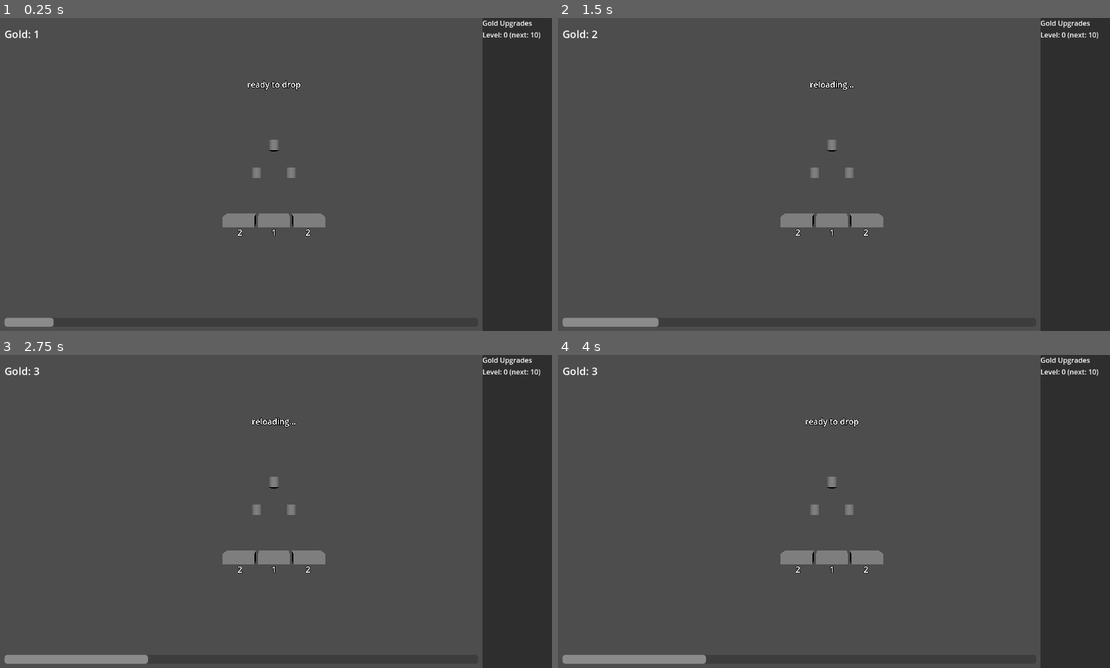
Above: before the commit, frames 1-4 (two rows, left to right).
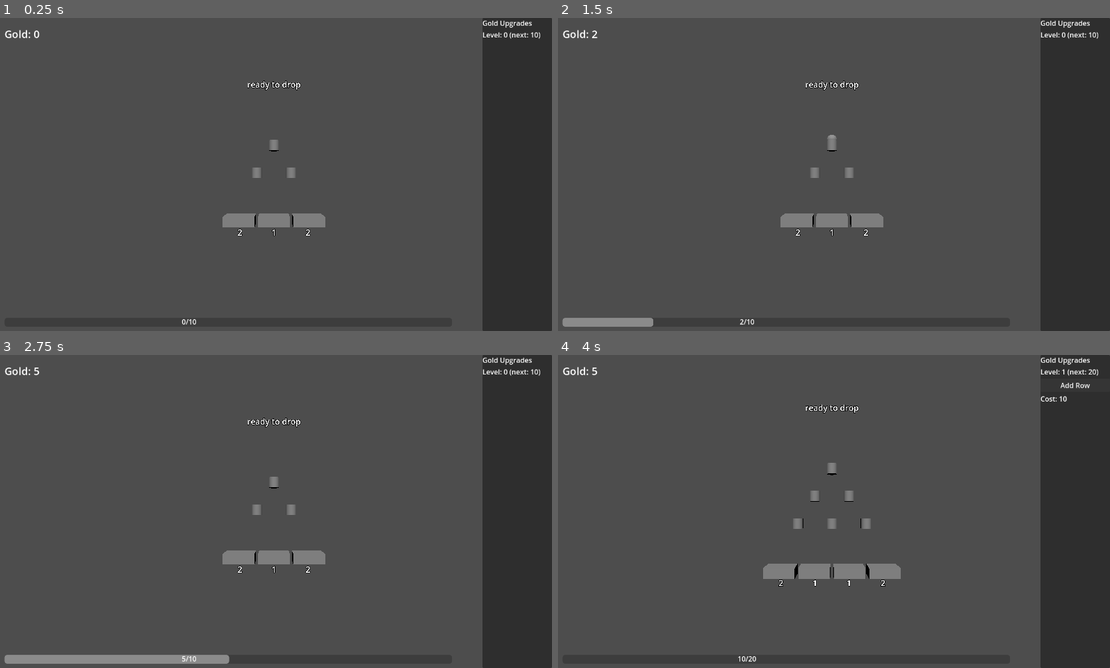
Above: after the commit, the same moments.

Repository: kjbrown-sandbox/pleenko
Game: Godot game, scene res://scenes/main.tscn
The game is run twice, just before and just after one commit, with the same random seed, the same clock (stepped at 60 frames per second) and the same inputs.
Inputs (mouse positions are in pixels of both pictures, inside the frame that each line leads up to):
- Up to frame 1 (0.25 s): no input
- Up to frame 2 (1.5 s): tap Enter at 0.5 s; move the mouse to (955, 158) at 0.52 s; hold Space (drop_coin) 0.53-1.28 s; click (955, 158) at 0.67 s; move the mouse to (718, 190) at 1.27 s; tap Space (drop_coin) at 1.35 s; click (718, 190) at 1.42 s
- Up to frame 3 (2.75 s): move the mouse to (331, 442) at 2.02 s; hold Space (drop_coin) from 2.03 s (still down); click (331, 442) at 2.17 s
- Up to frame 4 (4 s): move the mouse to (806, 574) at 2.77 s; release Space (drop_coin) at 2.78 s; tap Space (drop_coin) at 2.85 s; click (806, 574) at 2.92 s; click (1076, 386) at 3.5 s, where only the run after the commit has a clickable "Add Row"

The runs differ from the first frame. In frame 1, 0.3% of the frame differs, in the area x 0-36%, y 4-99%; in frame 2, 0.2%; in frame 3, 0.6%; in frame 4, 3.6%, in the area x 0-97%, y 4-99%.

Commit message:
Add level progress label and adjust UI elements for better visibility

Diff:
--- a/scenes/ui.tscn
+++ b/scenes/ui.tscn
@@ -218,7 +218,7 @@
 anchor_bottom = 1.0
 offset_left = 20.0
 offset_top = -30.0
-offset_right = -170.0
+offset_right = -230.0
 offset_bottom = -10.0
 grow_horizontal = 2
 grow_vertical = 0
@@ -226,3 +226,18 @@
 max_value = 10.0
 value = 0.0
 show_percentage = false
+
+[node name="LevelProgressLabel" type="Label" parent="."]
+anchors_preset = 12
+anchor_top = 1.0
+anchor_right = 1.0
+anchor_bottom = 1.0
+offset_left = -220.0
+offset_top = -30.0
+offset_right = -170.0
+offset_bottom = -10.0
+grow_horizontal = 0
+grow_vertical = 0
+horizontal_alignment = 1
+vertical_alignment = 1
+text = "0/10"
--- a/scripts/main.gd
+++ b/scripts/main.gd
@@ -6,7 +6,7 @@
 var board_scene: PackedScene = preload("res://scenes/plinko_board.tscn")
 
 # --- Currency ---
-var coin_total: int = 1
+var coin_total: int = 0
 var orange_coin_total: int = 0
 var red_coin_total: int = 0
 
@@ -88,7 +88,7 @@
 	# Gold drop cooldown (1s between manual drops)
 	gold_drop_cooldown = Timer.new()
 	gold_drop_cooldown.one_shot = true
-	gold_drop_cooldown.wait_time = 1.0
+	gold_drop_cooldown.wait_time = 0.01
 	gold_drop_cooldown.timeout.connect(_on_gold_cooldown_finished)
 	add_child(gold_drop_cooldown)
 
@@ -143,13 +143,15 @@
 
 
 func _process(_delta: float) -> void:
+	# Gold board: hold-to-drop (mouse only)
+	if regular_board.holding_drop:
+		_on_regular_drop_requested()
+
 	# Orange board auto-drop from queue
 	if orange_board_unlocked:
-		if orange_queue > 0 and coin_total >= 1 and orange_queue_timer.is_stopped():
+		if orange_queue > 0 and orange_queue_timer.is_stopped():
 			if orange_board.drop_coin():
-				coin_total -= 1
 				orange_queue -= 1
-				ui.update_coins(coin_total)
 				ui.update_orange_queue(orange_queue, orange_queue_max)
 				orange_queue_timer.start()
 
@@ -161,11 +163,9 @@
 
 	# Red board auto-drop from queue
 	if red_board_unlocked:
-		if red_queue > 0 and coin_total >= 1 and red_queue_timer.is_stopped():
+		if red_queue > 0 and red_queue_timer.is_stopped():
 			if red_board.drop_coin():
-				coin_total -= 1
 				red_queue -= 1
-				ui.update_coins(coin_total)
 				ui.update_red_queue(red_queue, red_queue_max)
 				red_queue_timer.start()
 
@@ -179,13 +179,10 @@
 # === Gold board handlers ===
 
 func _on_regular_drop_requested() -> void:
-	if not gold_drop_cooldown.is_stopped():
-		return
-	if coin_total < 1:
-		return
-	if regular_board.drop_coin():
-		coin_total -= 1
-		ui.update_coins(coin_total)
+	if gold_drop_cooldown.wait_time > 0.0 and not gold_drop_cooldown.is_stopped():
+		return
+	regular_board.drop_coin()
+	if gold_drop_cooldown.wait_time > 0.0:
 		gold_drop_cooldown.start()
 		gold_drop_label.text = "reloading..."
 
@@ -310,11 +307,7 @@
 
 func _on_autodropper_timeout() -> void:
 	# Auto-drop a gold coin (independent of manual cooldown)
-	if coin_total < 1:
-		return
-	if regular_board.drop_coin():
-		coin_total -= 1
-		ui.update_coins(coin_total)
+	regular_board.drop_coin()
 
 
 # === Bucket Value +1 (gold currency, gold panel) ===
--- a/scripts/plinko_board.gd
+++ b/scripts/plinko_board.gd
@@ -23,6 +23,7 @@
 
 var num_rows: int = 0
 var value_bonus: int = 0
+var holding_drop: bool = false
 
 var coin_scene: PackedScene = preload("res://scenes/coin.tscn")
 
@@ -55,9 +56,14 @@
 	click_area.input_event.connect(_on_click_area_input_event)
 
 
+func _process(_delta: float) -> void:
+	if holding_drop:
+		drop_requested.emit()
+
+
 func _on_click_area_input_event(_camera: Node, event: InputEvent, _pos: Vector3, _normal: Vector3, _shape_idx: int) -> void:
-	if event is InputEventMouseButton and event.pressed and event.button_index == MOUSE_BUTTON_LEFT:
-		drop_requested.emit()
+	if event is InputEventMouseButton and event.button_index == MOUSE_BUTTON_LEFT:
+		holding_drop = event.pressed
 
 
 func drop_coin() -> bool:
--- a/scripts/ui.gd
+++ b/scripts/ui.gd
@@ -17,6 +17,7 @@
 @onready var red_coin_label: Label = $RedCoinLabel
 
 @onready var level_progress_bar: ProgressBar = $LevelProgressBar
+@onready var level_progress_label: Label = $LevelProgressLabel
 @onready var level_label: Label = $UpgradePanel/VBoxContainer/LevelLabel
 @onready var upgrade_button: Button = $UpgradePanel/VBoxContainer/UpgradeButton
 @onready var cost_label: Label = $UpgradePanel/VBoxContainer/CostLabel
@@ -120,10 +121,12 @@
 		# Max level — fill the bar
 		level_progress_bar.max_value = 1.0
 		level_progress_bar.value = 1.0
+		level_progress_label.text = "MAX"
 	else:
 		level_progress_bar.min_value = 0.0
 		level_progress_bar.max_value = next_threshold - prev_threshold
 		level_progress_bar.value = current - prev_threshold
+		level_progress_label.text = str(current) + "/" + str(next_threshold)
 
 
 func show_add_row() -> void:
